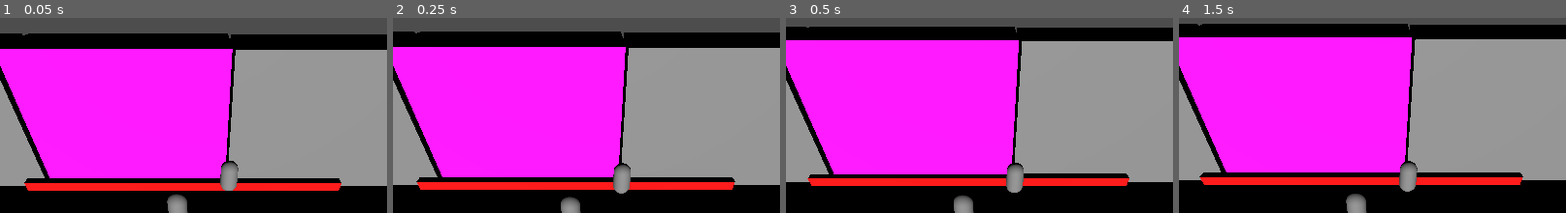
Above: before the commit, frames 1-4 (left to right).
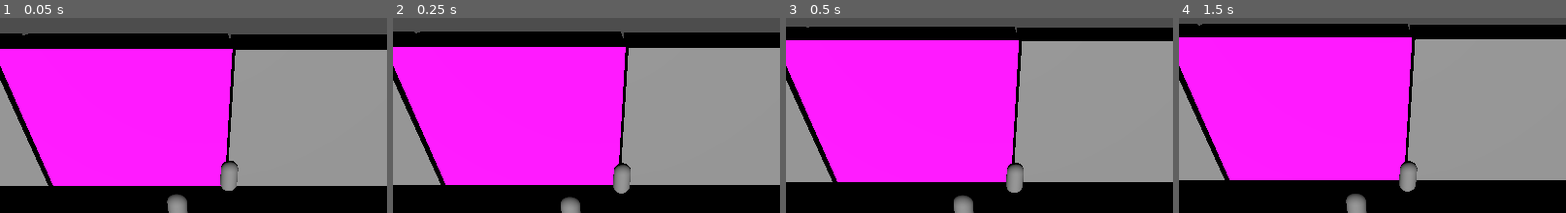
Above: after the commit, the same moments.

Repository: memayo/preGodot-mung
Game: Godot game, scene res://scene/main_scene.tscn
Two runs of this game, one before a commit and one after it. Both use one fixed random seed, a clock stepped at 60 frames per second and the inputs below.
Inputs:
- Up to frame 1 (0.05 s): no input
- Up to frame 2 (0.25 s): no input
- Up to frame 3 (0.5 s): no input
- Up to frame 4 (1.5 s): tap Enter (ui_accept) at 0.5, 0.77 s
The pictures show only the part of the screen within x 24-73%, y 0-50%; the shares and areas given below are measured in that part.

The runs differ from the first frame. In frame 1, 4.9% of the frame differs, in the area x 6-89%, y 82-89%; in frame 2, 4.9%; in frame 3, 4.7%; in frame 4, 5.0%, in the area x 5-89%, y 79-86%.

Commit message:
Mission 002

Diff:
--- a/pre-godotmung/scene/main_scene.gd
+++ b/pre-godotmung/scene/main_scene.gd
@@ -14,9 +14,9 @@
 	if P1 and P2:
 		$Map/CSGBox3D4.visible = false
 		$Map/CSGBox3D4.use_collision = false
-	'else :
-		$Map/CSGBox3D4.visible = true
-		$Map/CSGBox3D4.use_collision = true'
+	#else :
+		#$Map/CSGBox3D4.visible = true
+		#$Map/CSGBox3D4.use_collision = true
 
 
 # Called every frame. 'delta' is the elapsed time since the previous frame.
@@ -51,7 +51,8 @@
 		player_in_area.append(body)
 		print(player_in_area)
 		if player_in_area.size() == 2:
-			print("win mung")
+			get_tree().paused = true
+			$CanvasLayer/Panel.visible = true
 
 
 
@@ -67,3 +68,8 @@
 
 func _on_goal_area_entered(area: Area3D) -> void:
 	print(area)
+
+
+func _on_button_pressed() -> void:
+	get_tree().paused = false
+	get_tree().reload_current_scene()
--- a/pre-godotmung/scene/main_scene.tscn
+++ b/pre-godotmung/scene/main_scene.tscn
@@ -83,14 +83,49 @@
 shape = SubResource("BoxShape3D_jsie2")
 
 [node name="Goal" type="Area3D" parent="." unique_id=589225475]
-transform = Transform3D(19.656336, 0, 0, 0, 1, 0, 0, 0, 8.142317, 0.026863098, 0, -7.240172)
+transform = Transform3D(19.656336, 0, 0, 0, 1, 0, 0, 0, 8.142317, 0.026863098, 0, -8.376808)
 
 [node name="MeshInstance3D" type="MeshInstance3D" parent="Goal" unique_id=1977419060]
+transform = Transform3D(1, 0, 0, 0, 1, 0, 0, 0, 1.4301736, 0, 0, -0.7057204)
 mesh = SubResource("BoxMesh_4wnd8")
 surface_material_override/0 = SubResource("StandardMaterial3D_jsie2")
 
 [node name="CollisionShape3D" type="CollisionShape3D" parent="Goal" unique_id=344285457]
+transform = Transform3D(1, 0, 0, 0, 1, 0, 0, 0, 1.3901936, 0, 0, -0.70262337)
 shape = SubResource("BoxShape3D_jsie2")
+
+[node name="CanvasLayer" type="CanvasLayer" parent="." unique_id=1670049053]
+
+[node name="Panel" type="Panel" parent="CanvasLayer" unique_id=1521713479]
+process_mode = 2
+visible = false
+anchors_preset = 15
+anchor_right = 1.0
+anchor_bottom = 1.0
+grow_horizontal = 2
+grow_vertical = 2
+
+[node name="VBoxContainer" type="VBoxContainer" parent="CanvasLayer/Panel" unique_id=1638795360]
+process_mode = 2
+layout_mode = 1
+anchors_preset = 15
+anchor_right = 1.0
+anchor_bottom = 1.0
+grow_horizontal = 2
+grow_vertical = 2
+alignment = 1
+
+[node name="Label" type="Label" parent="CanvasLayer/Panel/VBoxContainer" unique_id=236683539]
+layout_mode = 2
+theme_override_font_sizes/font_size = 24
+text = "You Win!"
+horizontal_alignment = 1
+
+[node name="Button" type="Button" parent="CanvasLayer/Panel/VBoxContainer" unique_id=1545850754]
+process_mode = 2
+clip_contents = true
+layout_mode = 2
+text = "Replays"
 
 [connection signal="body_entered" from="Plate A" to="." method="_on_plate_a_body_entered"]
 [connection signal="body_exited" from="Plate A" to="." method="_on_plate_a_body_exited"]
@@ -99,3 +134,4 @@
 [connection signal="area_entered" from="Goal" to="." method="_on_goal_area_entered"]
 [connection signal="body_entered" from="Goal" to="." method="_on_goal_body_entered"]
 [connection signal="body_exited" from="Goal" to="." method="_on_goal_body_exited"]
+[connection signal="pressed" from="CanvasLayer/Panel/VBoxContainer/Button" to="." method="_on_button_pressed"]
